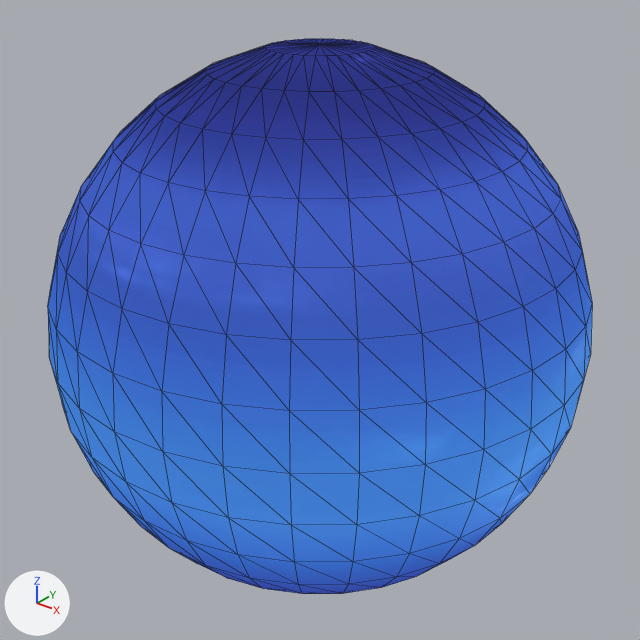
An edit to the glTF model CSS/multimedia/neptuno.glb, drawn before and after from the same camera.
One viewpoint serves both versions: a camera (50 mm lens) standing at (1.805, -2.255, 1.398) and looking at (0.0, 0.0, 0.0). The lights are fixed; the arrows at lower left show +X, +Y and +Z. Mesh edges are drawn as thin lines. Vertices at the same position are counted once.

In view in the first picture: 'Esfera'.
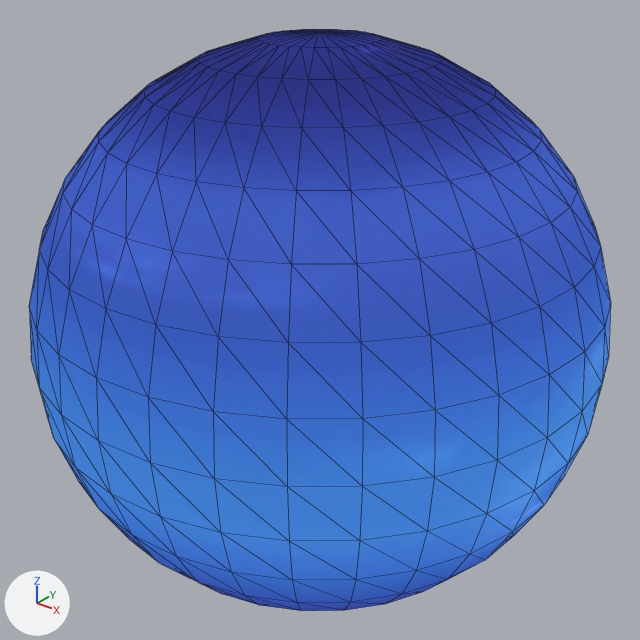
What differs and where, as boxes (x1, y1, x2, y2) in the pictures (640 x 640 px):
'Esfera', reshaped, rescaled (7% wider): before (48, 39, 592, 594); after (29, 29, 611, 611)

The change in detail:
me_esfera is used by ob_esfera; location (0.0, 0.0, 0.0); scale (1.06, 1.06, 1.06).
me_esfera had 482 vertices, 960 faces and spanned x -0.89..0.89, y -0.89..0.89, z -0.91..0.91.
me_esfera now has 482 vertices, 960 faces and spans x -1.0..1.0, y -1.0..1.0, z -1.0..1.0.
me_esfera part 1: 482 of 482 vertices moved; they spanned x -0.89..0.89, y -0.89..0.89, z -0.91..0.91 and now span x -1.0..1.0, y -1.0..1.0, z -1.0..1.0; mean shift (0.0, 0.0, 0.0); largest move (0.82, -0.34, 0.0) -> (0.92, -0.38, 0.0).
Object 'Esfera' (ob_esfera) is rescaled from (1.06, 1.06, 1.06) to (1.0, 1.0, 1.0).
